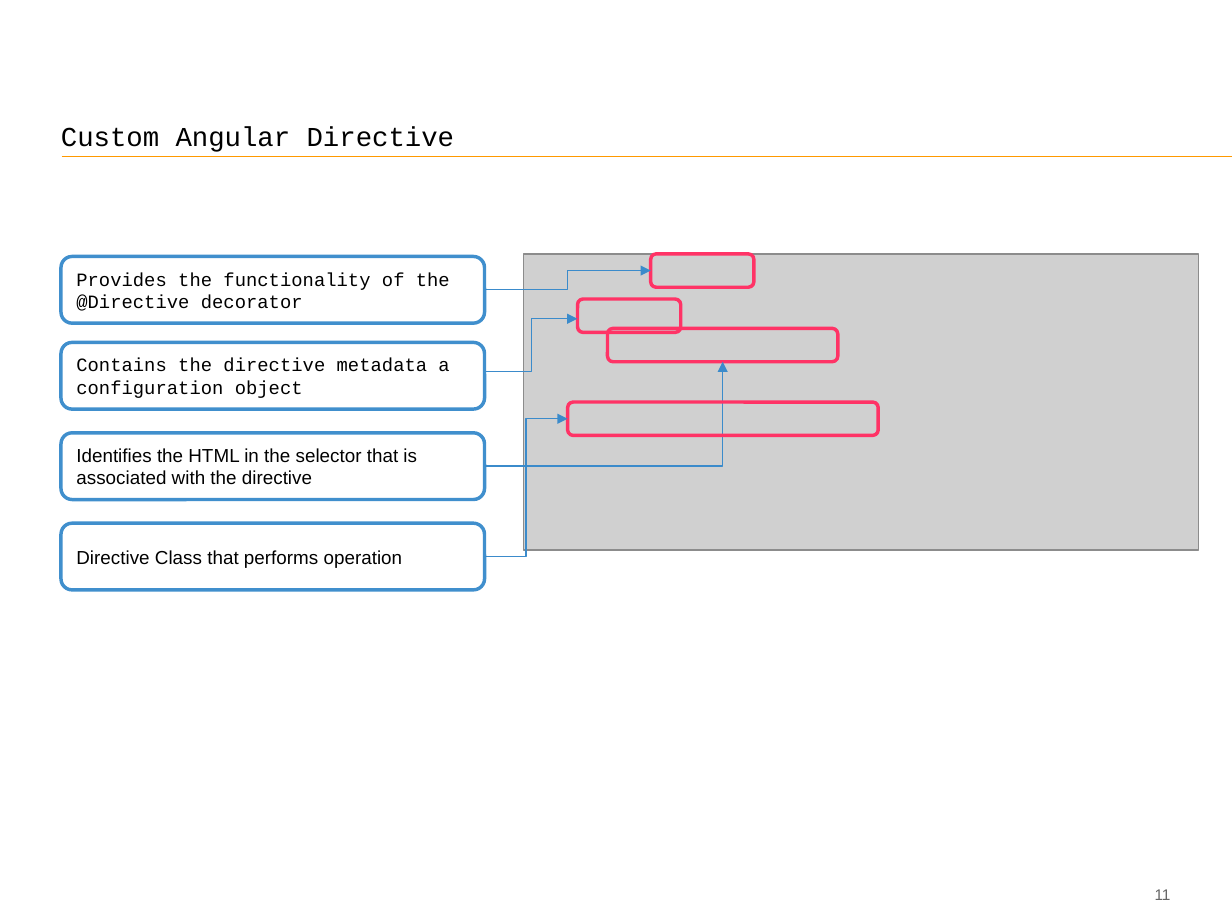
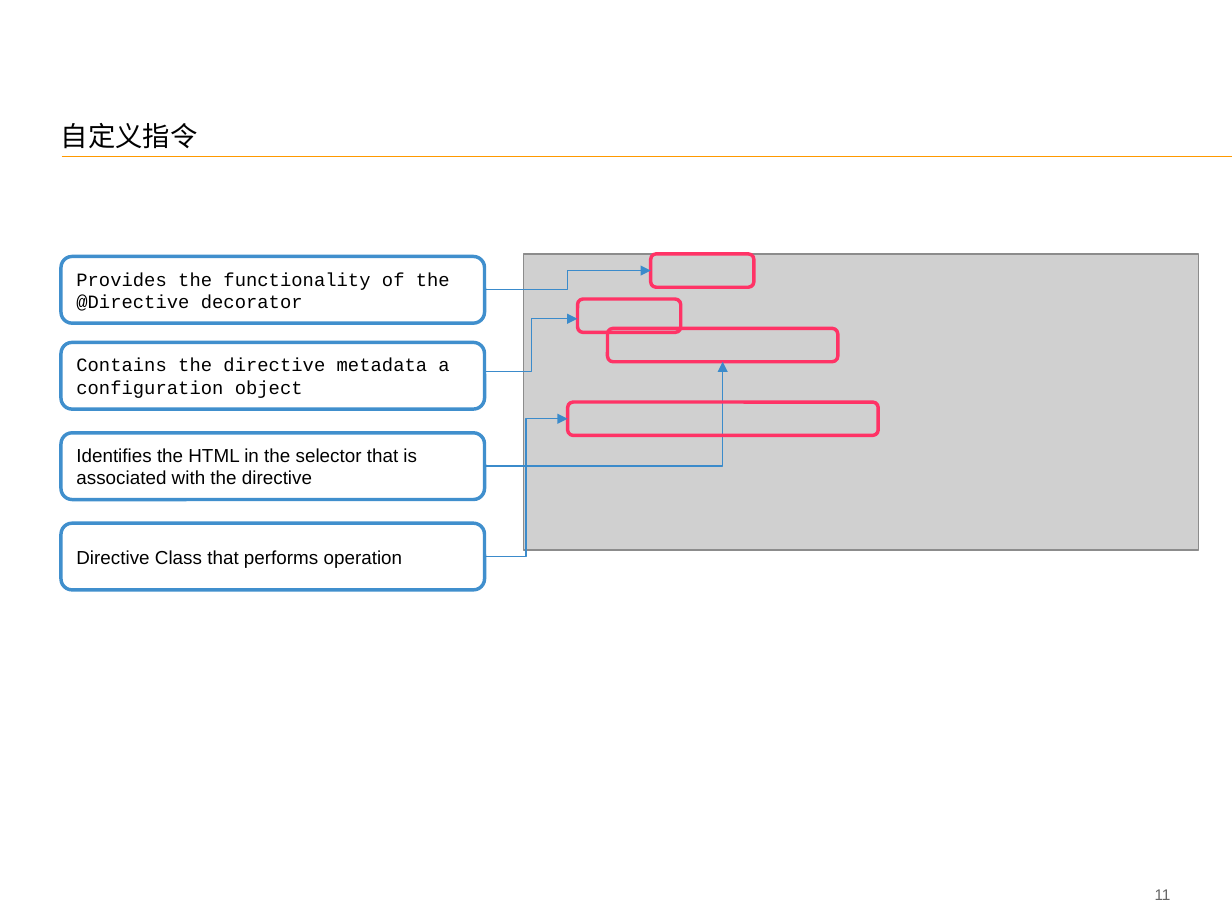
Before and after one commit to FS-Angular-Interest-Group/AngularTraining, a slide deck: slide 12 of PPT/06-Accenture-FS-Angular-Directive.pptx. Drawn at 1232x924 pixels with LibreOffice and Linux fonts; fonts in the diff are those of the drawing; grey boxes stand for pictures. Boxes give left, top, right and bottom in pixels: in the first picture for what was removed or moved away, otherwise in the second. Text is boxed around its words. In the diff, an @@ line names an element or a change of style, - is before the commit and + after.

```diff
--- a/PPT/06-Accenture-FS-Angular-Directive.pptx
+++ b/PPT/06-Accenture-FS-Angular-Directive.pptx
@@ title at (61, 123, 197, 149): text changed @@
-Custom Angular Directive
+自定义指令
```
Also in this commit, not shown: 13 other slides changed.
